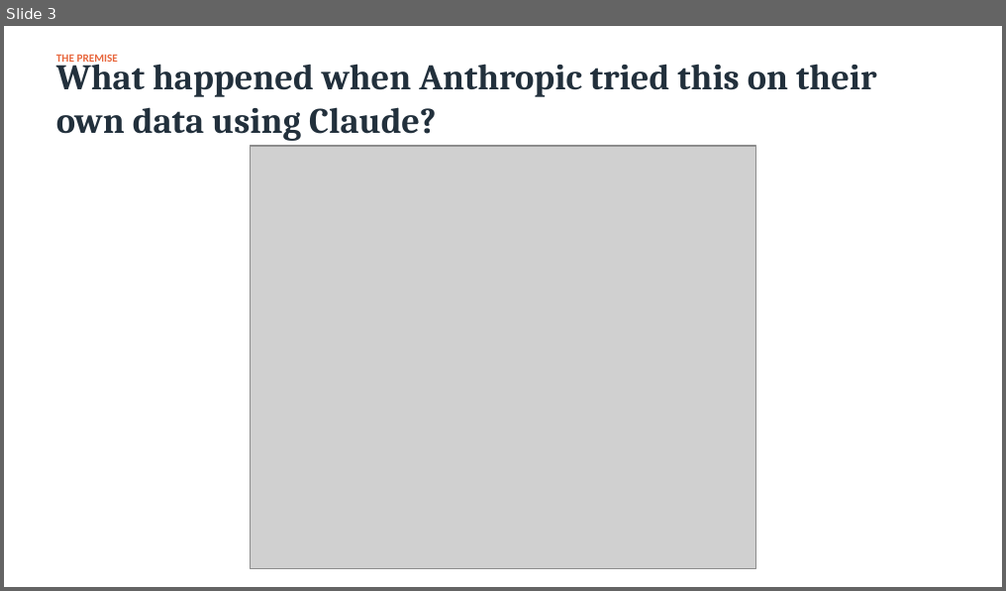
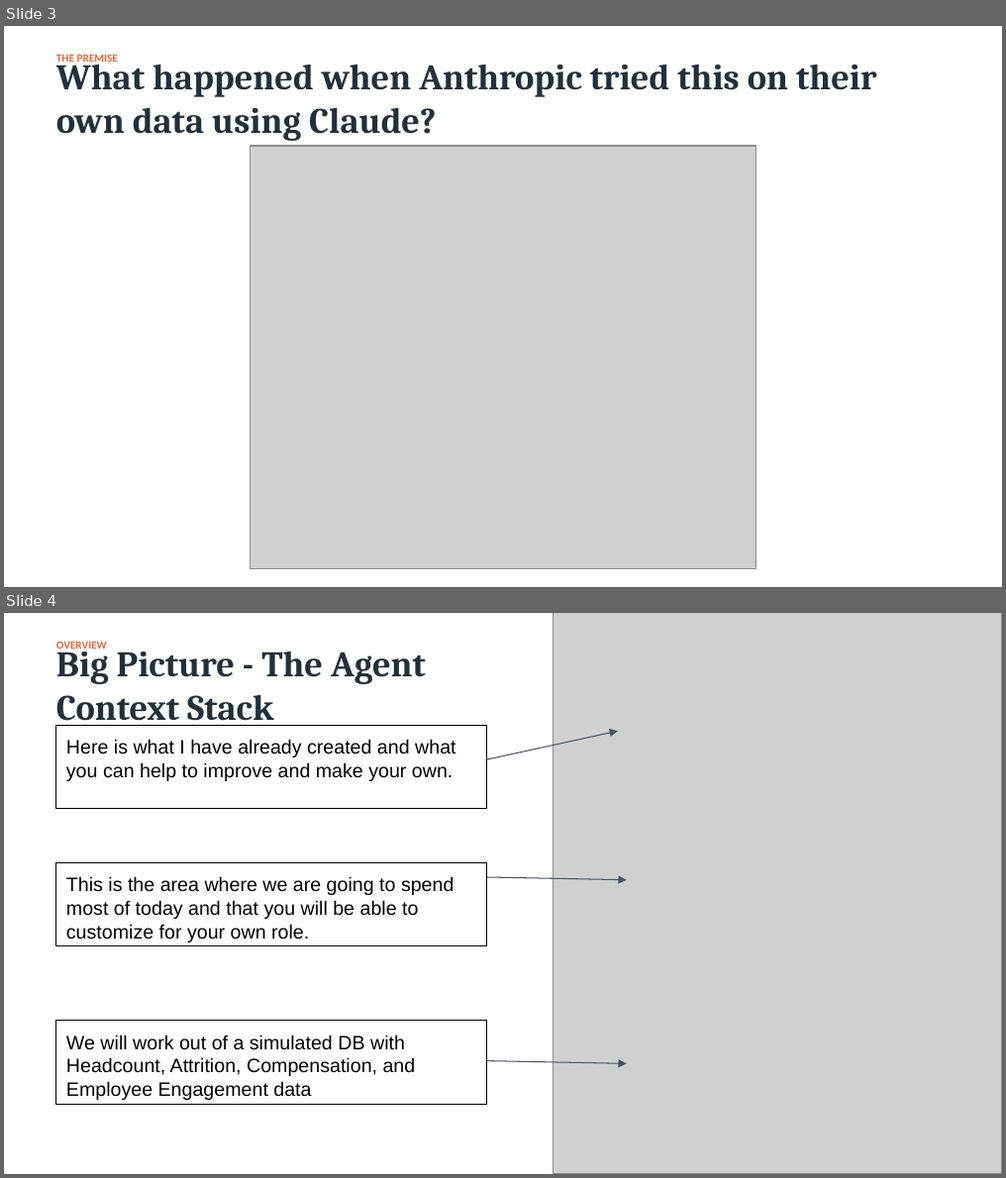
Before and after one commit to RobStilson/analytics-skills, a slide deck: workshop/vibe-analytics-workshop-mod.pptx. Shown one above the other, each under a label of ours: slide 3 before the commit, slides 3 and 4 after it. The pictures are 1006x591 and 1006x1178 pixels, drawn with LibreOffice and Linux fonts; fonts in the diff are those of the drawing; grey boxes stand for pictures. Boxes give left, top, right and bottom in pixels: in the first picture for what was removed or moved away, otherwise in the second. Text is boxed around its words. In the diff, an @@ line names an element or a change of style, - is before the commit and + after.

```diff
--- a/workshop/vibe-analytics-workshop-mod.pptx
+++ b/workshop/vibe-analytics-workshop-mod.pptx
@@ slide 4 added at (4, 613, 1002, 1174), background #FFFFFF @@
@@ text added at (56, 641, 107, 653), 8 pt, text #E8663C, bold @@
+OVERVIEW
@@ picture added at (552, 613, 1002, 1173) @@
@@ text added at (56, 643, 426, 726), 26 pt, text #22303C, bold @@
+Big Picture - The Agent Context Stack
@@ rectangle added at (55, 725, 486, 809), outline #000000 0.75 pt, 14 pt, text #000000 @@
+Here is what I have already created and what you can help to improve and make your own.
@@ arrow added from (487, 760) to (618, 731), #44546A 0.75 pt @@
@@ rectangle added at (55, 862, 486, 947), outline #000000 0.75 pt, 14 pt, text #000000 @@
+This is the area where we are going to spend most of today and that you will be able to customize for your own role.
@@ arrow added from (487, 877) to (627, 880), #44546A 0.75 pt @@
@@ rectangle added at (55, 1020, 486, 1104), outline #000000 0.75 pt, 14 pt, text #000000 @@
+We will work out of a simulated DB with Headcount, Attrition, Compensation, and Employee Engagement data
@@ arrow added from (487, 1061) to (627, 1064), #44546A 0.75 pt @@
```
Also in this commit, not shown: 1 slide changed, 8 other slides added.
